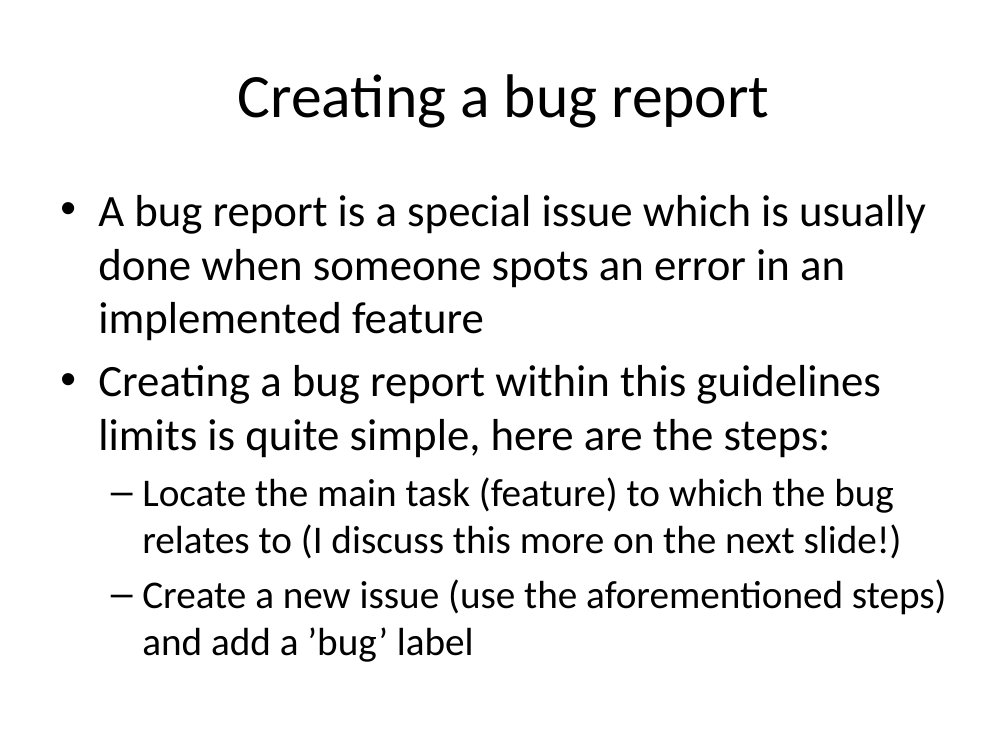
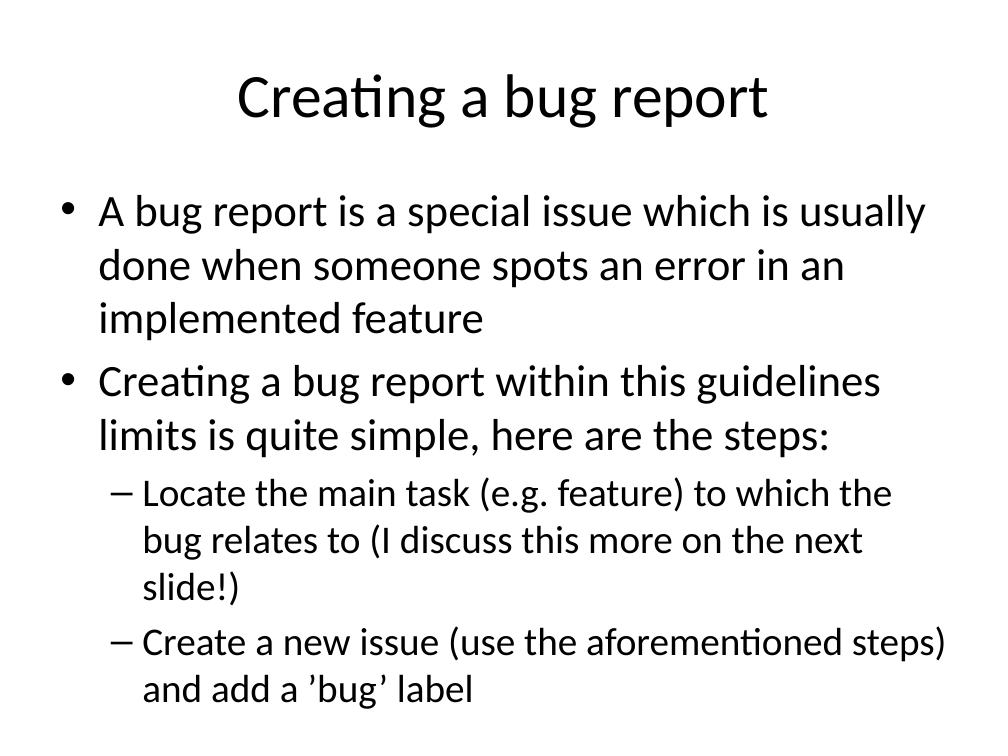
Before and after one commit to Ripppe/GraduRepo, a slide deck: slide 41 of Managing requirements in GitHub.pptx. Drawn at 1008x756 pixels with LibreOffice and Linux fonts; fonts in the diff are those of the drawing. Boxes give left, top, right and bottom in pixels: in the first picture for what was removed or moved away, otherwise in the second. Text is boxed around its words. In the diff, an @@ line names an element or a change of style, - is before the commit and + after.

Commit message:
Fixes & Added
Made minor fixes to the presentation. Added a new document which
describes the key elements of the guideline in a nutshell.

```diff
--- a/Managing requirements in GitHub.pptx
+++ b/Managing requirements in GitHub.pptx
@@ text at (x1=142, y1=477, x2=892, y2=605): text changed @@
-  – Locate the main task (feature) to which the bug relates to (I discuss this more on the next slide!)
+  – Locate the main task (e.g. feature) to which the bug relates to (I discuss this more on the next slide!)
```
Also in this commit, not shown: 3 other slides changed, 3 other files.
